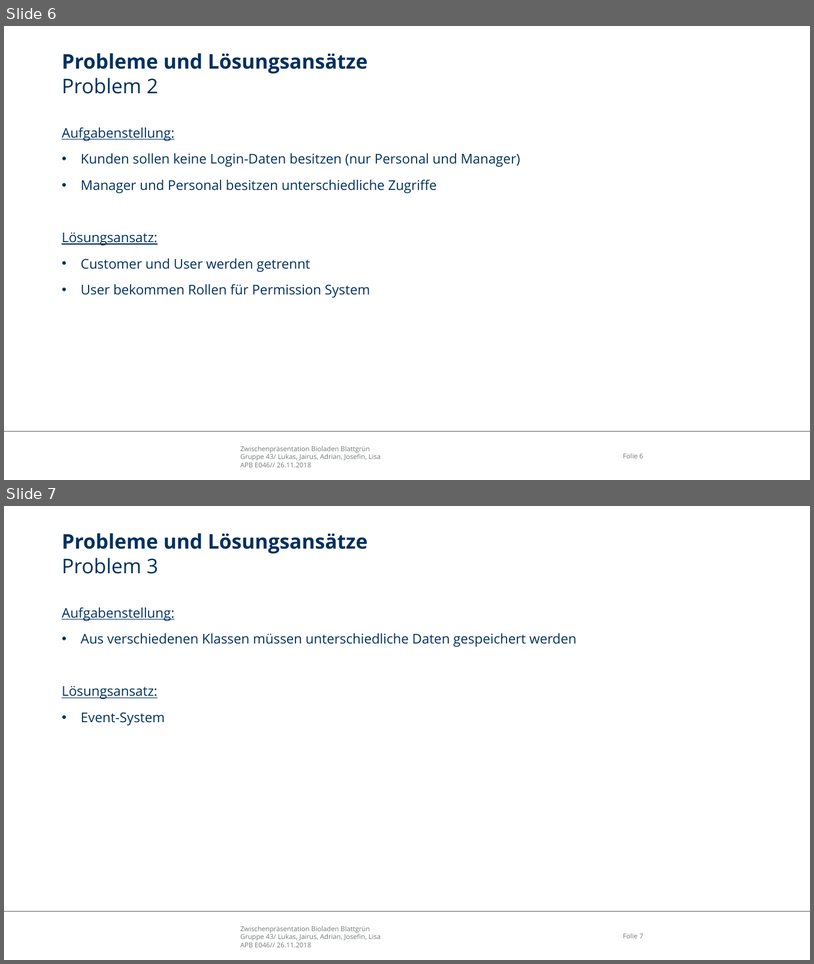
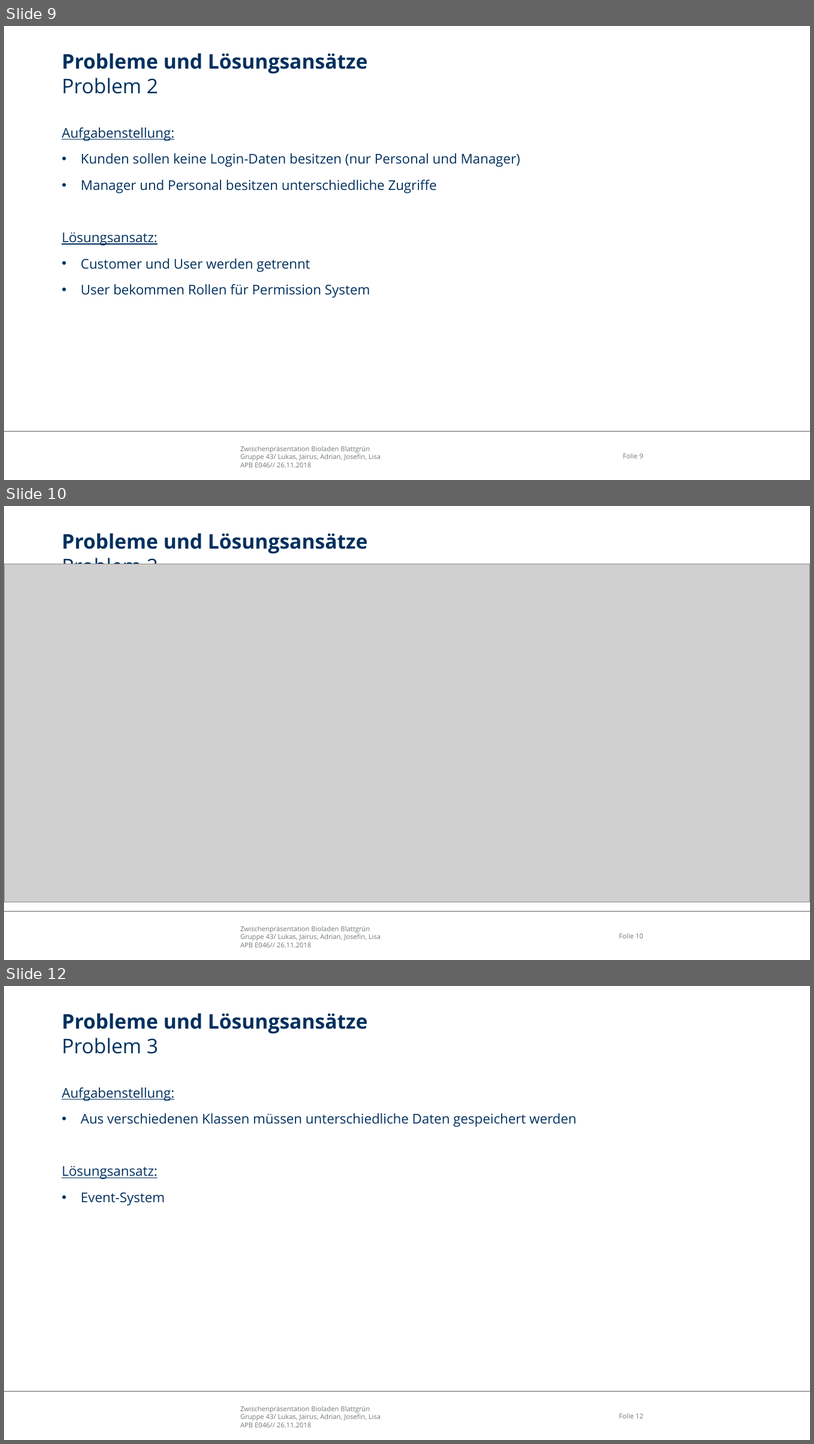
Before and after one commit to LimitlessGreen/swt18w43, a slide deck: src/main/presentation/Zwischenpraesentation.pptx. Shown one above the other, each under a label of ours: slides 6 and 7 before the commit, slides 9, 10 and 12 after it; the slides between them are not shown. The pictures are 814x964 and 814x1444 pixels, drawn with LibreOffice and Linux fonts; fonts in the diff are those of the drawing; grey boxes stand for pictures; background and template pictures are left out. Boxes give left, top, right and bottom in pixels: in the first picture for what was removed or moved away, otherwise in the second. Text is boxed around its words. In the diff, an @@ line names an element or a change of style, - is before the commit and + after.

```diff
--- a/src/main/presentation/Zwischenpraesentation.pptx
+++ b/src/main/presentation/Zwischenpraesentation.pptx
@@ slide 10 added at box(4, 506, 810, 960), background #FFFFFF; not listed: 3 template elements that a slide beside it also shows @@
@@ title added at box(62, 533, 368, 564), 24 pt, text #00305E, bold @@
+Probleme und Lösungsansätze
+Problem 2
@@ picture added at box(4, 564, 810, 902) @@
@@ what was slide 6 is now slide 9 @@
@@ what was slide 7 is now slide 12 @@
@@ page number at box(620, 1413, 644, 1418): text changed @@
-Folie 7
+Folie 12
```
Also in this commit, not shown: 5 other slides added.
